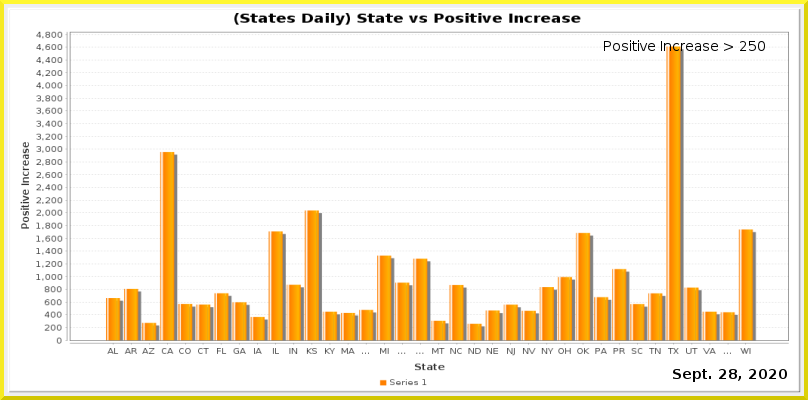
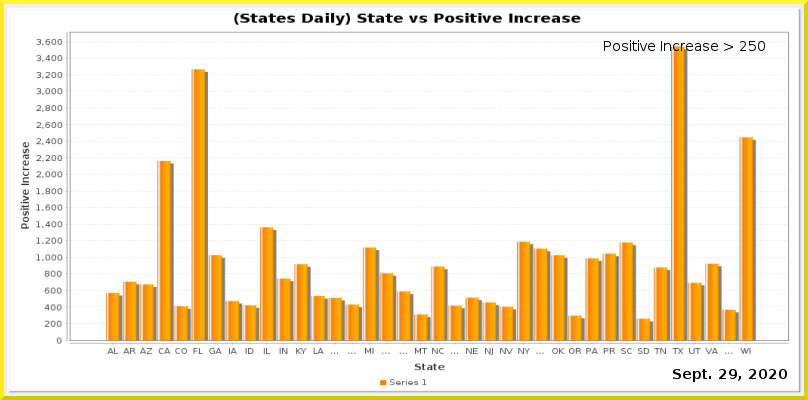
Layered file, before and after one edit (808 x 400). Changes by layer:
painted on "Current Date" over [729, 369, 737, 379]
painted on "Date_vs_TestIncrease.png" over [36, 31, 789, 356]
